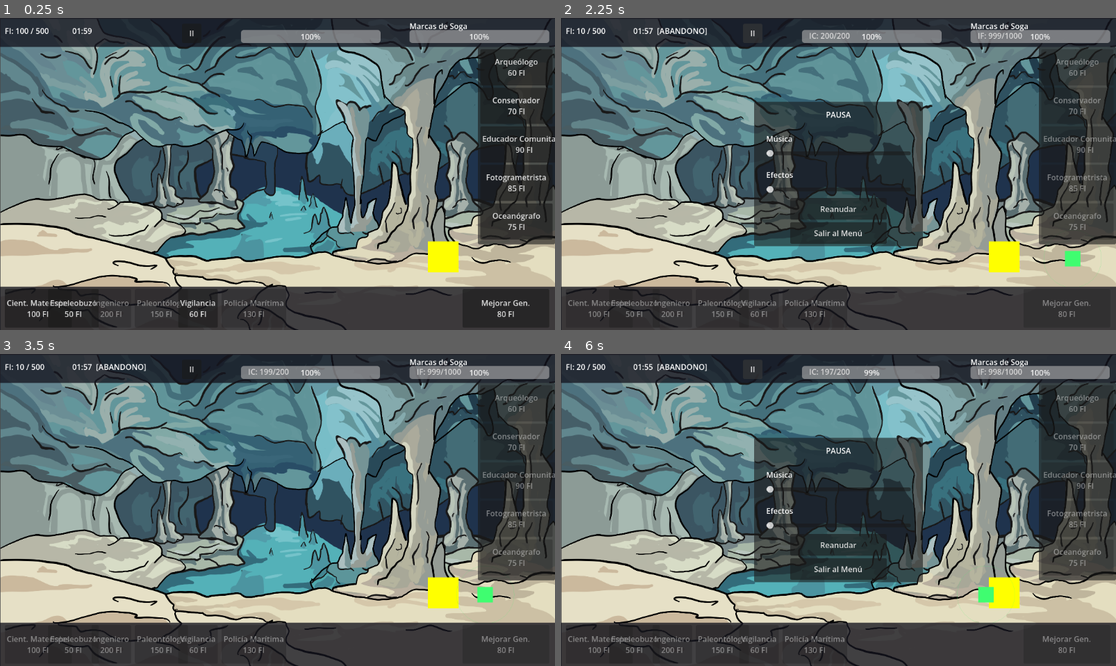
Above: before the commit, frames 1-4 (two rows, left to right).
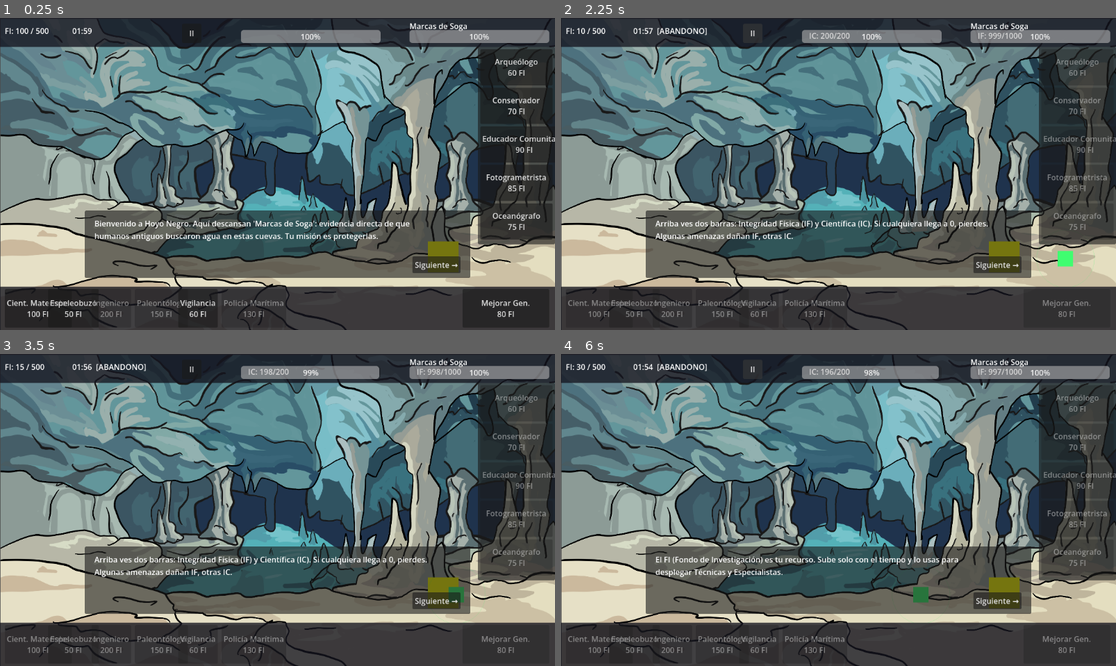
Above: after the commit, the same moments.

Repository: Haziel08/Battle-Dives
Game: Godot game, scene res://levels/level_base/level_base.tscn
The game is run twice, just before and just after one commit, with the same random seed, the same clock (stepped at 60 frames per second) and the same inputs.
Inputs (mouse positions are in pixels of both pictures, inside the frame that each line leads up to):
- Up to frame 1 (0.25 s): no input
- Up to frame 2 (2.25 s): click (999, 264) at 0.5 s, where only the run after the commit has a clickable "Siguiente →"; click "Cient. Materiales 100 FI" at 1.25 s; click "II" at 2 s
- Up to frame 3 (3.5 s): click (277, 544) at 2.75 s, where only the run before the commit has a clickable "Reanudar"
- Up to frame 4 (6 s): click "II" at 3.5 s; click (838, 544) at 4.25 s, where only the run before the commit has a clickable "Reanudar"; click (999, 600) at 5 s, where only the run after the commit has a clickable "Siguiente →"; click "II" at 5.75 s

The runs differ from the first frame. In frame 1, 14% of the frame differs, in the area x 15-85%, y 61-84%; in frame 2, 22%, in the area x 15-98%, y 26-86%; in frame 3, 14%; in frame 4, 22%.

Commit message:
Tutorial implmentado

Diff:
--- a/core/level_data.gd
+++ b/core/level_data.gd
@@ -31,7 +31,7 @@
 
 # --- TUTORIAL ---
 @export var es_tutorial: bool = false
-#@export var pasos_tutorial: Array[TutorialStep] = []
+@export var pasos_tutorial: Array[TutorialStep] = []
 
 # --- EXTRACCIÓN (Bloque futuro, Nivel 3/4) ---
 @export var permite_extraccion: bool = false
--- a/levels/level_base/level_base.gd
+++ b/levels/level_base/level_base.gd
@@ -123,7 +123,7 @@
 	_setup_botones_especialistas()
 	_setup_panel_fin()
 	_setup_panel_pausa()
-	#_setup_tutorial()
+	_setup_tutorial()
 
 	btn_mejora.pressed.connect(_on_mejora_pressed)
 	_actualizar_btn_mejora()
@@ -594,17 +594,19 @@
 # ============================================================
 
 func _setup_tutorial() -> void:
+	print("Setup tutorial. es_tutorial=", nivel_actual.es_tutorial, " pasos=", nivel_actual.pasos_tutorial.size())
 	panel_tutorial.hide()
 	btn_tutorial_siguiente.pressed.connect(_tutorial_siguiente_paso)
 
 	if nivel_actual.es_tutorial and nivel_actual.pasos_tutorial.size() > 0:
 		tutorial_activo = true
 		paso_tutorial_actual = -1
+		print("Tutorial activado, llamando primer paso")
 		_tutorial_siguiente_paso()
 
 func _tutorial_siguiente_paso() -> void:
 	paso_tutorial_actual += 1
-
+	print("Paso tutorial: ", paso_tutorial_actual, " / ", nivel_actual.pasos_tutorial.size())
 	if paso_tutorial_actual >= nivel_actual.pasos_tutorial.size():
 		tutorial_activo = false
 		panel_tutorial.hide()
--- a/levels/level_base/nivel_1.tres
+++ b/levels/level_base/nivel_1.tres
@@ -11,13 +11,24 @@
 [ext_resource type="Script" uid="uid://cwvvi5ypt3s24" path="res://core/event_data.gd" id="7_ibu0c"]
 [ext_resource type="Resource" uid="uid://cqnmwh05koeev" path="res://entities/threats/saqueador.tres" id="8_cnso8"]
 [ext_resource type="Script" uid="uid://cn5ubsk5eln5s" path="res://entities/specialists/technique_data.gd" id="10_ac7yr"]
+[ext_resource type="Script" uid="uid://y421pwqha5yv" path="res://core/tutorial_step.gd" id="11_0w0fe"]
 [ext_resource type="Resource" uid="uid://basdxl0cb76qc" path="res://entities/specialists/tec_cient_materiales.tres" id="11_6ca8a"]
 [ext_resource type="Resource" uid="uid://k5ye8tk3bx3l" path="res://core/events/evento_sismo.tres" id="11_r34bl"]
+[ext_resource type="Resource" uid="uid://ca8d3v2jt2j8e" path="res://levels/level_base/steps/tut_01_bienvenida.tres" id="12_13myj"]
 [ext_resource type="Resource" uid="uid://bj5br1cc4vkti" path="res://entities/specialists/tec_espeleobuzo.tres" id="12_hrrv1"]
+[ext_resource type="Resource" uid="uid://dk5t488brwhad" path="res://levels/level_base/steps/tut_02_indicadores.tres" id="13_0r3ql"]
 [ext_resource type="Resource" uid="uid://bbbwcfhe43j23" path="res://entities/specialists/tec_ingeniero.tres" id="13_r34bl"]
+[ext_resource type="Resource" uid="uid://bwc6uotgqkrhm" path="res://levels/level_base/steps/tut_03_fi.tres" id="14_irst7"]
 [ext_resource type="Resource" uid="uid://c1u1ch451rlfh" path="res://entities/specialists/tec_paleontologo.tres" id="14_l6nan"]
 [ext_resource type="Resource" uid="uid://cnio0m1nj2ixd" path="res://entities/specialists/tec_vigilancia.tres" id="15_ibu0c"]
+[ext_resource type="Resource" uid="uid://bqlwmabc53ee7" path="res://levels/level_base/steps/tut_04_tecnicas_intro.tres" id="15_ow33n"]
 [ext_resource type="Resource" uid="uid://b213q5vbfvt6j" path="res://entities/specialists/tec_policia_maritima.tres" id="16_lc5sy"]
+[ext_resource type="Resource" uid="uid://wh8cl7riilsy" path="res://levels/level_base/steps/tut_05_desplegar_tecnica.tres" id="16_mdo4h"]
+[ext_resource type="Resource" uid="uid://c84ifmd0nv86x" path="res://levels/level_base/steps/tut_06_especialistas_intro.tres" id="17_u7fhq"]
+[ext_resource type="Resource" uid="uid://csgnbdkd11f6b" path="res://levels/level_base/steps/tut_07_desplegar_especialista.tres" id="18_7qovx"]
+[ext_resource type="Resource" uid="uid://c0qwhuaosrok5" path="res://levels/level_base/steps/tut_08_mejora_fi.tres" id="19_iop3j"]
+[ext_resource type="Resource" uid="uid://dq8dfke4mnjpq" path="res://levels/level_base/steps/tut_09_advertencia.tres" id="20_gqlbc"]
+[ext_resource type="Resource" uid="uid://clqky4qih0bbq" path="res://levels/level_base/steps/tut_10_inicio.tres" id="21_6rfr5"]
 
 [sub_resource type="Resource" id="Resource_cnso8"]
 script = ExtResource("7_0w0fe")
@@ -38,4 +49,5 @@
 eventos_posibles = Array[ExtResource("7_ibu0c")]([ExtResource("11_r34bl")])
 prob_evento_por_minuto = 1.0
 es_tutorial = true
+pasos_tutorial = Array[ExtResource("11_0w0fe")]([ExtResource("12_13myj"), ExtResource("13_0r3ql"), ExtResource("14_irst7"), ExtResource("15_ow33n"), ExtResource("16_mdo4h"), ExtResource("17_u7fhq"), ExtResource("18_7qovx"), ExtResource("19_iop3j"), ExtResource("20_gqlbc"), ExtResource("21_6rfr5")])
 metadata/_custom_type_script = "uid://dbmq8y8dxronl"
--- /dev/null
+++ b/levels/level_base/steps/tut_01_bienvenida.tres
@@ -0,0 +1,8 @@
+[gd_resource type="Resource" script_class="TutorialStep" format=3 uid="uid://ca8d3v2jt2j8e"]
+
+[ext_resource type="Script" uid="uid://y421pwqha5yv" path="res://core/tutorial_step.gd" id="1_mkxks"]
+
+[resource]
+script = ExtResource("1_mkxks")
+texto = "Bienvenido a Hoyo Negro. Aquí descansan 'Marcas de Soga': evidencia directa de que humanos antiguos buscaron agua en estas cuevas. Tu misión es protegerlas."
+metadata/_custom_type_script = "uid://y421pwqha5yv"
--- /dev/null
+++ b/levels/level_base/steps/tut_02_indicadores.tres
@@ -0,0 +1,8 @@
+[gd_resource type="Resource" script_class="TutorialStep" format=3 uid="uid://dk5t488brwhad"]
+
+[ext_resource type="Script" uid="uid://y421pwqha5yv" path="res://core/tutorial_step.gd" id="1_onjt6"]
+
+[resource]
+script = ExtResource("1_onjt6")
+texto = "Arriba ves dos barras: Integridad Física (IF) y Científica (IC). Si cualquiera llega a 0, pierdes. Algunas amenazas dañan IF, otras IC."
+metadata/_custom_type_script = "uid://y421pwqha5yv"
--- /dev/null
+++ b/levels/level_base/steps/tut_03_fi.tres
@@ -0,0 +1,8 @@
+[gd_resource type="Resource" script_class="TutorialStep" format=3 uid="uid://bwc6uotgqkrhm"]
+
+[ext_resource type="Script" uid="uid://y421pwqha5yv" path="res://core/tutorial_step.gd" id="1_hjmu8"]
+
+[resource]
+script = ExtResource("1_hjmu8")
+texto = "El FI (Fondo de Investigación) es tu recurso. Sube solo con el tiempo y lo usas para desplegar Técnicas y Especialistas."
+metadata/_custom_type_script = "uid://y421pwqha5yv"
--- /dev/null
+++ b/levels/level_base/steps/tut_04_tecnicas_intro.tres
@@ -0,0 +1,8 @@
+[gd_resource type="Resource" script_class="TutorialStep" format=3 uid="uid://bqlwmabc53ee7"]
+
+[ext_resource type="Script" uid="uid://y421pwqha5yv" path="res://core/tutorial_step.gd" id="1_aodmk"]
+
+[resource]
+script = ExtResource("1_aodmk")
+texto = "Las Técnicas (panel inferior) son acciones de respuesta: avanzan por la cueva e interceptan amenazas automáticamente."
+metadata/_custom_type_script = "uid://y421pwqha5yv"
--- /dev/null
+++ b/levels/level_base/steps/tut_05_desplegar_tecnica.tres
@@ -0,0 +1,10 @@
+[gd_resource type="Resource" script_class="TutorialStep" format=3 uid="uid://wh8cl7riilsy"]
+
+[ext_resource type="Script" uid="uid://y421pwqha5yv" path="res://core/tutorial_step.gd" id="1_dlk3l"]
+
+[resource]
+script = ExtResource("1_dlk3l")
+texto = "Presiona el botón de la primera técnica (o la tecla 1) para desplegarla."
+tipo = "esperar_accion"
+accion_esperada = "tecnica_1"
+metadata/_custom_type_script = "uid://y421pwqha5yv"
--- /dev/null
+++ b/levels/level_base/steps/tut_06_especialistas_intro.tres
@@ -0,0 +1,8 @@
+[gd_resource type="Resource" script_class="TutorialStep" format=3 uid="uid://c84ifmd0nv86x"]
+
+[ext_resource type="Script" uid="uid://y421pwqha5yv" path="res://core/tutorial_step.gd" id="1_2u62j"]
+
+[resource]
+script = ExtResource("1_2u62j")
+texto = "Los Especialistas (panel derecho) NO combaten. Aportan habilidades: curan, documentan o anticipan riesgos mientras están activos."
+metadata/_custom_type_script = "uid://y421pwqha5yv"
--- /dev/null
+++ b/levels/level_base/steps/tut_07_desplegar_especialista.tres
@@ -0,0 +1,10 @@
+[gd_resource type="Resource" script_class="TutorialStep" format=3 uid="uid://csgnbdkd11f6b"]
+
+[ext_resource type="Script" uid="uid://y421pwqha5yv" path="res://core/tutorial_step.gd" id="1_4ksbi"]
+
+[resource]
+script = ExtResource("1_4ksbi")
+texto = "Presiona el botón del primer especialista en el panel derecho para desplegarlo."
+tipo = "esperar_accion"
+accion_esperada = "especialista_1"
+metadata/_custom_type_script = "uid://y421pwqha5yv"
--- /dev/null
+++ b/levels/level_base/steps/tut_08_mejora_fi.tres
@@ -0,0 +1,10 @@
+[gd_resource type="Resource" script_class="TutorialStep" format=3 uid="uid://c0qwhuaosrok5"]
+
+[ext_resource type="Script" uid="uid://y421pwqha5yv" path="res://core/tutorial_step.gd" id="1_48k20"]
+
+[resource]
+script = ExtResource("1_48k20")
+texto = "El botón 'Mejorar Gen.' aumenta tu generación pasiva de FI permanentemente. Cuesta más cada vez que lo usas. Presiónalo."
+tipo = "esperar_accion"
+accion_esperada = "click_mejora"
+metadata/_custom_type_script = "uid://y421pwqha5yv"
--- /dev/null
+++ b/levels/level_base/steps/tut_09_advertencia.tres
@@ -0,0 +1,8 @@
+[gd_resource type="Resource" script_class="TutorialStep" format=3 uid="uid://dq8dfke4mnjpq"]
+
+[ext_resource type="Script" uid="uid://y421pwqha5yv" path="res://core/tutorial_step.gd" id="1_xqu71"]
+
+[resource]
+script = ExtResource("1_xqu71")
+texto = "Cuidado: si tu FI baja de 100, entras en 'Abandono' y pierdes IC con el tiempo. Y el tiempo mismo erosiona la IF, ¡aunque no haya amenazas!"
+metadata/_custom_type_script = "uid://y421pwqha5yv"
--- /dev/null
+++ b/levels/level_base/steps/tut_10_inicio.tres
@@ -0,0 +1,9 @@
+[gd_resource type="Resource" script_class="TutorialStep" format=3 uid="uid://clqky4qih0bbq"]
+
+[ext_resource type="Script" uid="uid://y421pwqha5yv" path="res://core/tutorial_step.gd" id="1_7fosl"]
+
+[resource]
+script = ExtResource("1_7fosl")
+texto = "¡Listo! Ahora protege Marcas de Soga. Sobrevive el tiempo del nivel manteniendo tu Integridad. ¡Buena suerte!"
+pausar_oleadas = false
+metadata/_custom_type_script = "uid://y421pwqha5yv"
